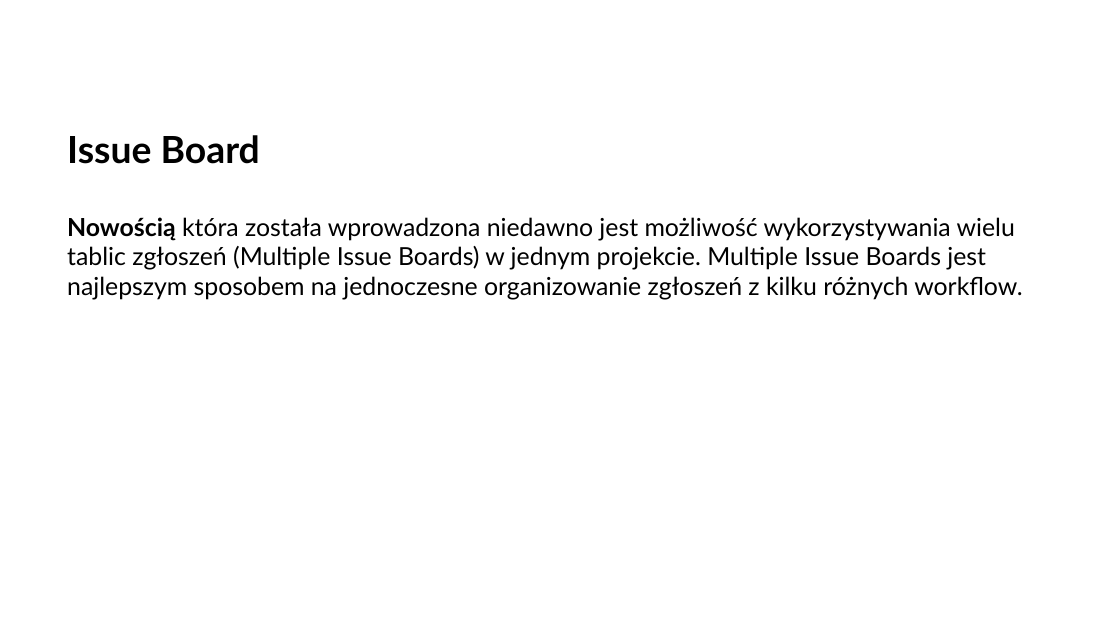
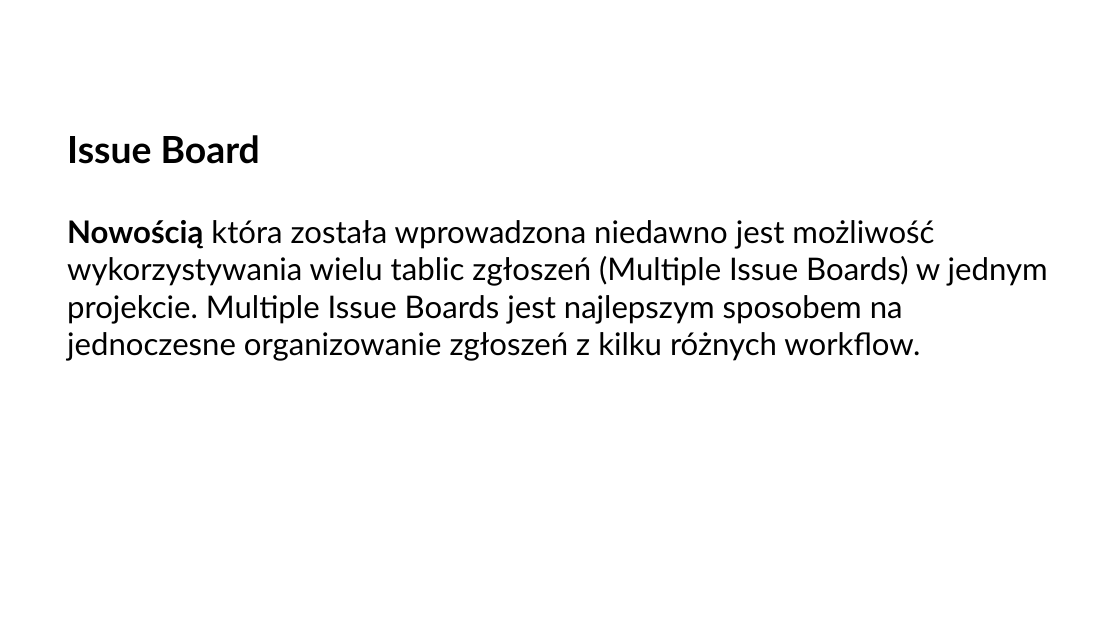
Before and after one commit to arturkwiek/gitlab-tutorial, a slide deck: slide 10 of 08. Git - tutorial - Issue Board.pptx. Drawn at 1120x630 pixels with LibreOffice and Linux fonts; fonts in the diff are those of the drawing; background and template pictures are left out. Boxes give left, top, right and bottom in pixels: in the first picture for what was removed or moved away, otherwise in the second. Text is boxed around its words. In the diff, an @@ line names an element or a change of style, - is before the commit and + after.

Commit message:
Issue Board

```diff
--- a/08. Git - tutorial - Issue Board.pptx
+++ b/08. Git - tutorial - Issue Board.pptx
@@ text at (x1=67, y1=220, x2=1048, y2=361): size 16 to 20 pt @@
```
Also in this commit, not shown: 1 other slide changed, 2 slides added, 1 slide removed.
